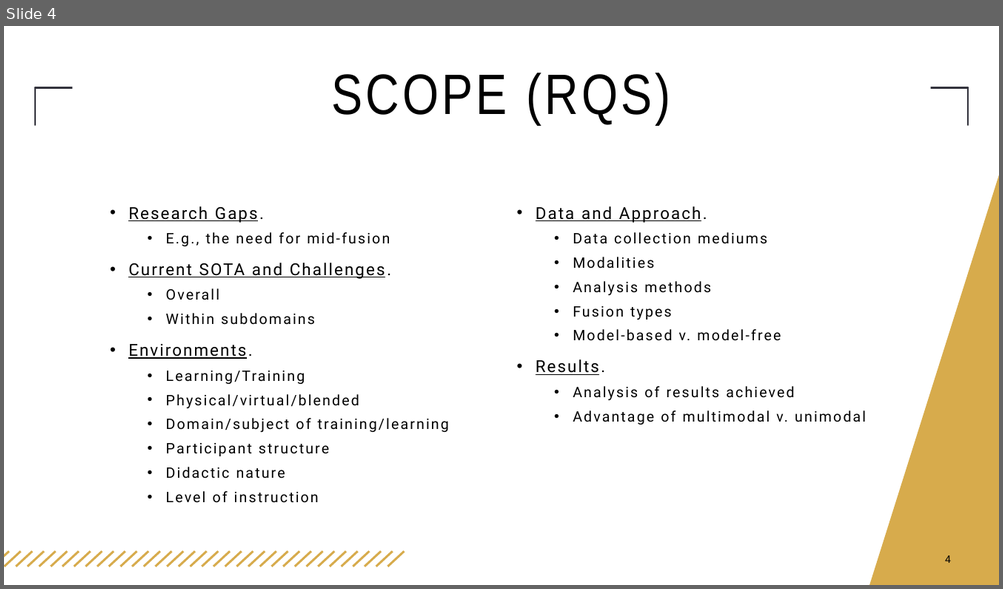
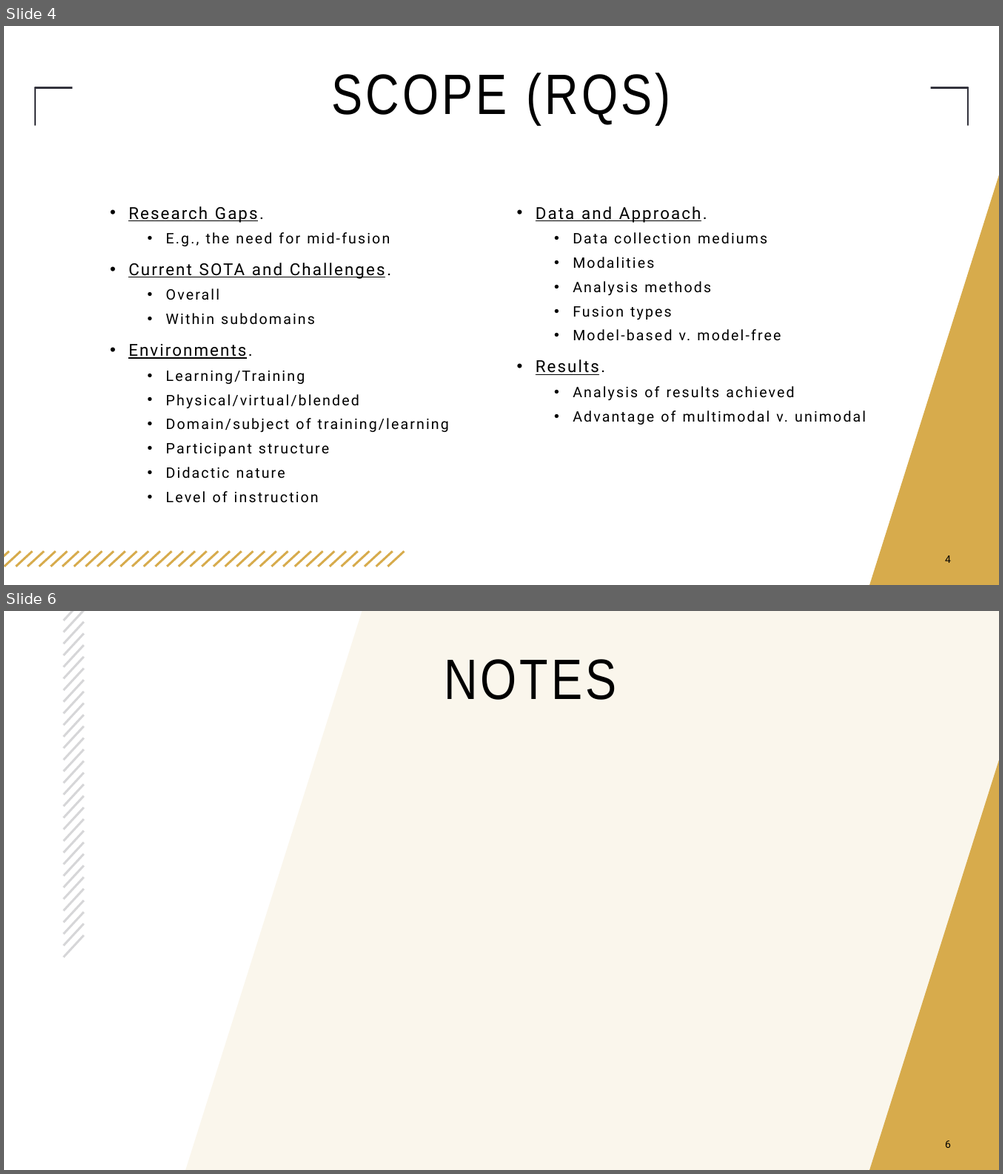
Before and after one commit to claytoncohn/MMLTE, a slide deck: 20231116_MMLTE_Presentation.pptx. Shown one above the other, each under a label of ours: slide 4 before the commit, slides 4 and 6 after it; the slides between them are not shown. The pictures are 1003x589 and 1003x1174 pixels, drawn with LibreOffice and Linux fonts; fonts in the diff are those of the drawing; background and template pictures are left out. Boxes give left, top, right and bottom in pixels: in the first picture for what was removed or moved away, otherwise in the second. Text is boxed around its words. In the diff, an @@ line names an element or a change of style, - is before the commit and + after.

```diff
--- a/20231116_MMLTE_Presentation.pptx
+++ b/20231116_MMLTE_Presentation.pptx
@@ slide 6 added at (4,611,999,1170), background #FFFFFF; not listed: 1 template element that a slide beside it also shows @@
@@ freeform shape added at (185,611,999,1170), fill #D7AB4C at 10% opacity @@
@@ title added at (444,659,617,700), 55 pt, text #000000 @@
+NOTES
@@ group added at (62,611,85,958): 30 rectangles @@
@@ page number added at (945,1141,950,1148), 10 pt, text #000000 @@
+6
```
Also in this commit, not shown: 1 slide changed, 3 other files.
